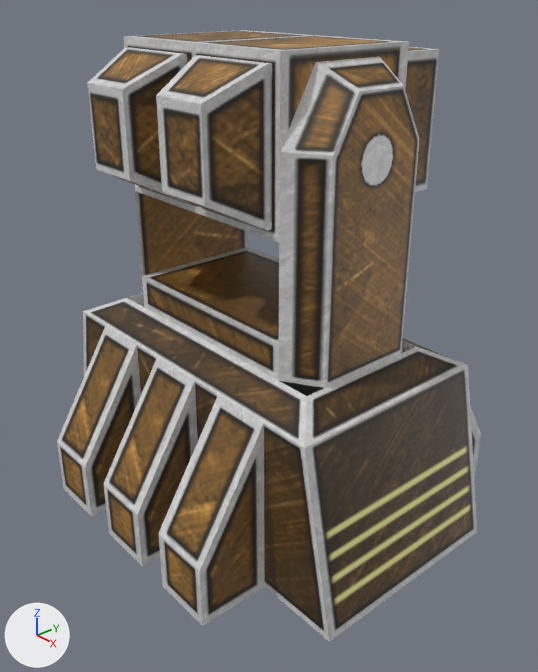
One commit to the Blender file _temporary/eufloony/eufloony.blend: the scene before it, then after it.
Rendered twice from a 50 mm camera at (1.487, -1.263, 1.424) aimed at (0.059, -0.02, 0.528). Arrows for +X, +Y and +Z are at lower left; the lights stay in place.

Before the edit, the objects in view are built like this:
```python
me_body = bpy.data.meshes.new('body')
me_body.from_pydata(...)  # 62 vertices, 33 faces; spans x -24.0..24.0, y 0.0..22.0, z -20.0..20.0
me_body.materials.append(mat_eufloony_bmp)  # picture img_eufloony_bmp
me_gun = bpy.data.meshes.new('gun')
me_gun.from_pydata(...)  # 36 vertices, 30 faces; spans x -12.0..12.0, y 36.0..52.0, z -14.0..14.0
me_gun.materials.append(mat_eufloony_bmp)  # picture img_eufloony_bmp
me_turret = bpy.data.meshes.new('turret')
me_turret.from_pydata(...)  # 28 vertices, 21 faces; spans x -16.0..16.0, y 22.0..50.9, z -8.0..8.0
me_turret.materials.append(mat_eufloony_bmp)  # picture img_eufloony_bmp
ob_body = bpy.data.objects.new('body', me_body)
ob_body.location = (0.0, 0.0, 0.0)
ob_body.rotation_euler = (1.571, 0.0, 0.0)  # degrees (90, 0, 0)
ob_body.scale = (0.025, 0.025, 0.025)
ob_gun = bpy.data.objects.new('gun', me_gun)
ob_gun.location = (0.0, 0.0, 0.0)
ob_gun.rotation_euler = (1.571, 0.0, 0.0)  # degrees (90, 0, 0)
ob_gun.scale = (0.025, 0.025, 0.025)
ob_turret = bpy.data.objects.new('turret', me_turret)
ob_turret.location = (0.0, 0.0, 0.0)
ob_turret.rotation_euler = (1.571, 0.0, 0.0)  # degrees (90, 0, 0)
ob_turret.scale = (0.025, 0.025, 0.025)
```
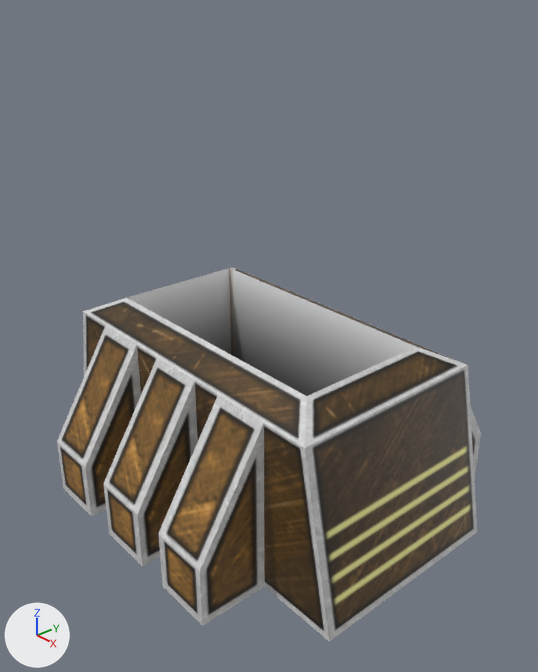
Edits to the bpy script that builds the scene:
```text
Change ob_turret:
    add ob_turret.hide_set(True)  # its collection is switched off
Change ob_gun:
    add ob_gun.hide_set(True)  # its collection is switched off
```

Pixel boxes (x1, y1, x2, y2) of what changed, in the pictures (538 x 672 px):
'turret', hidden: before (135, 57, 419, 388)
'gun', hidden: before (88, 30, 439, 242)
